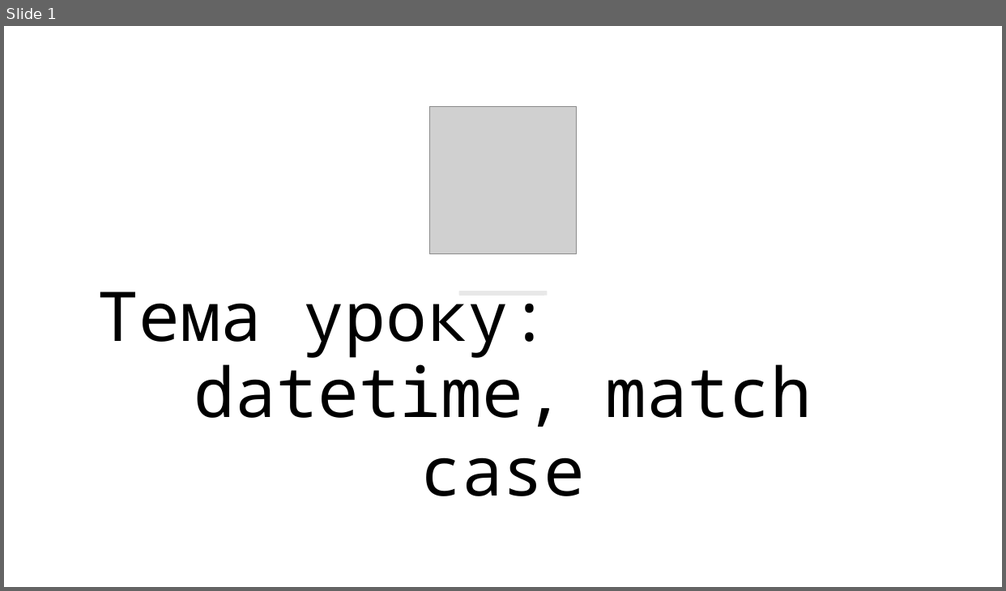
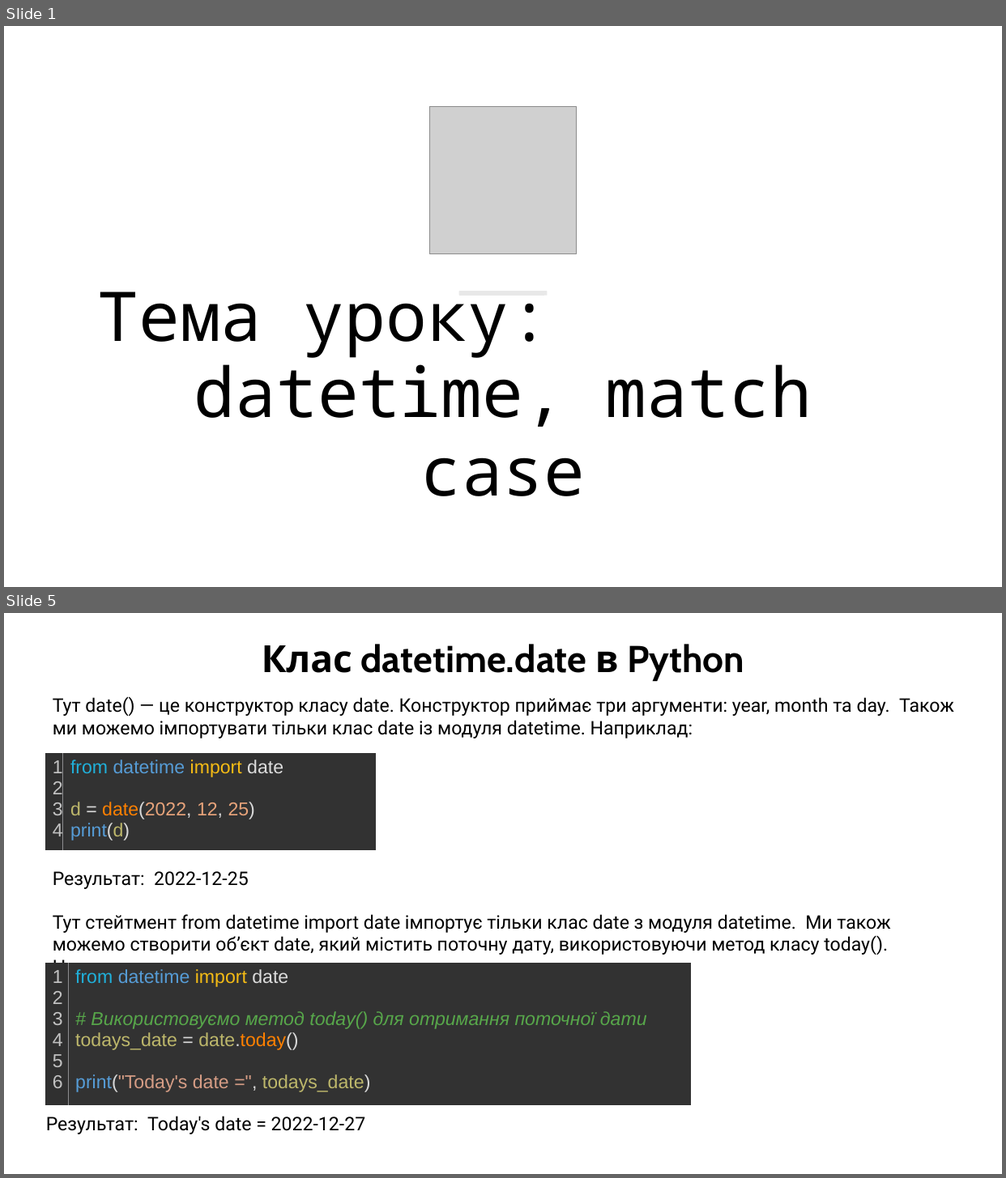
Before and after one commit to arg3ntuum/PythonCourse, a slide deck: Python Урок 22 datetime, match case.pptx. Shown one above the other, each under a label of ours: slide 1 before the commit, slides 1 and 5 after it; the slides between them are not shown. The pictures are 1006x591 and 1006x1178 pixels, drawn with LibreOffice and Linux fonts; fonts in the diff are those of the drawing; grey boxes stand for pictures. Boxes give left, top, right and bottom in pixels: in the first picture for what was removed or moved away, otherwise in the second. Text is boxed around its words. In the diff, an @@ line names an element or a change of style, - is before the commit and + after.

```diff
--- a/Python Урок 22 datetime, match case.pptx
+++ b/Python Урок 22 datetime, match case.pptx
@@ slide 5 added at [4, 613, 1002, 1174], background #FFFFFF @@
@@ text added at [262, 644, 744, 681], 36 pt, text #000000, bold @@
+Клас datetime.date в Python
@@ text added at [53, 696, 954, 739], 18 pt, text #000000 @@
+Тут date() — це конструктор класу date. Конструктор приймає три аргументи: year, month та day. Також ми можемо імпортувати тільки клас date із модуля datetime. Наприклад:
@@ table added at [45, 753, 375, 850], 1 rows, 2 columns @@
+1 / 2 / 3 / 4 | from datetime import date / d = date(2022, 12, 25) / print(d)
@@ text added at [53, 871, 249, 889], 18 pt, text #000000 @@
+Результат: 2022-12-25
@@ text added at [53, 914, 890, 955], 18 pt, text #000000 @@
+Тут стейтмент from datetime import date імпортує тільки клас date з модуля datetime. Ми також можемо створити об’єкт date, який містить поточну дату, використовуючи метод класу today(). Наприклад:
@@ table added at [45, 964, 692, 1105], 1 rows, 2 columns @@
+1 / 2 / 3 / 4 / 5 / 6 | from datetime import date / # Використовуємо метод today() для отримання поточної дати / todays_date = date.today() / print("Today's date =", todays_date)
@@ text added at [46, 1116, 366, 1135], 18 pt, text #000000 @@
+Результат: Today's date = 2022-12-27
```
Also in this commit, not shown: 26 other slides added.
